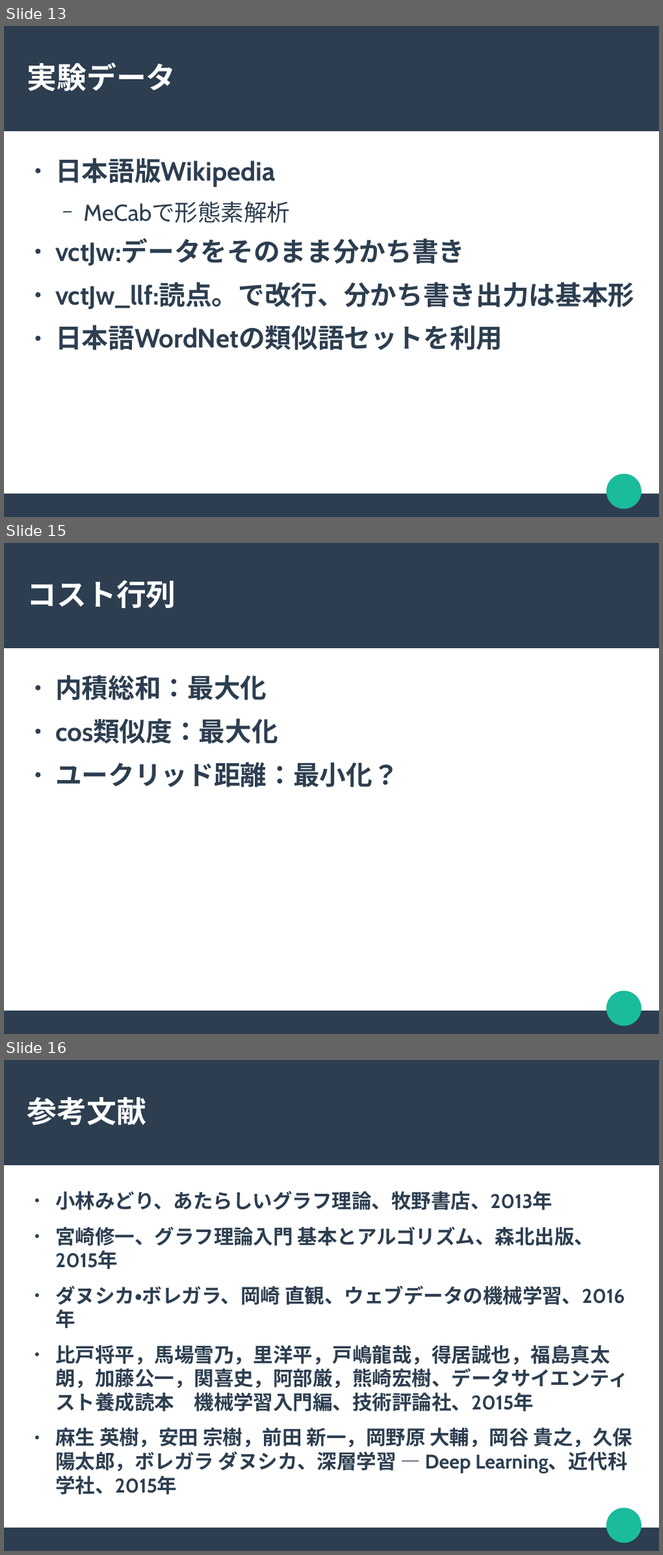
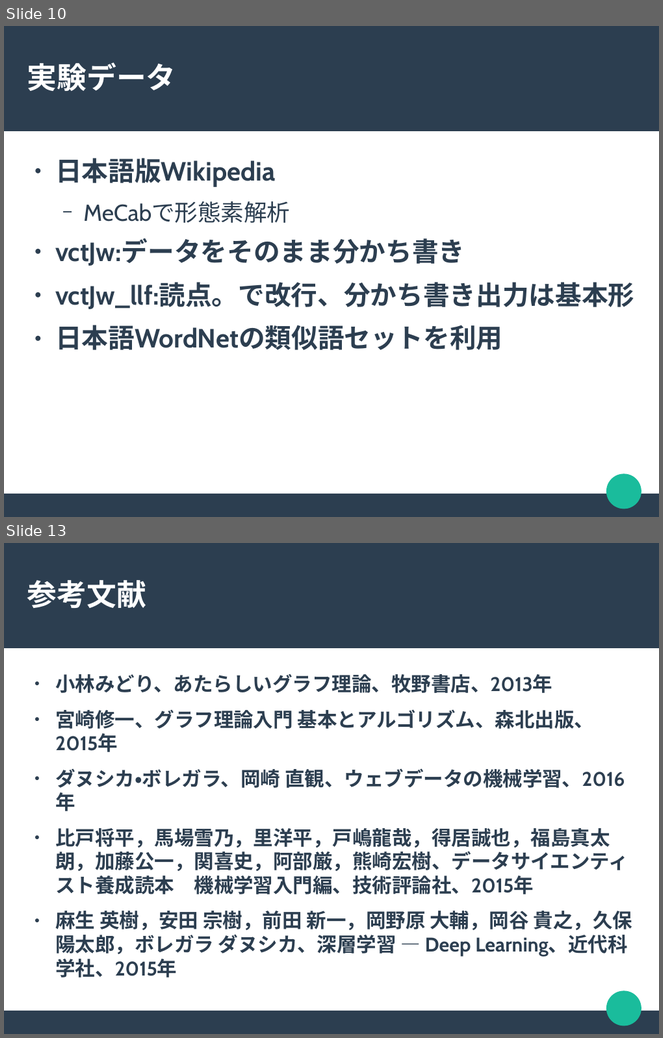
Before and after one commit to chocolaolantan/thesis, a slide deck: note/ハンガリアン法による語の相似関係抽出.odp. Shown one above the other, each under a label of ours: slides 13, 15 and 16 before the commit, slides 10 and 13 after it; the slides between them are not shown. The pictures are 663x1555 and 663x1038 pixels, drawn with LibreOffice and Linux fonts; fonts in the diff are those of the drawing. Boxes give left, top, right and bottom in pixels: in the first picture for what was removed or moved away, otherwise in the second. Text is boxed around its words. In the diff, an @@ line names an element or a change of style, - is before the commit and + after.

```diff
--- a/note/ハンガリアン法による語の相似関係抽出.odp
+++ b/note/ハンガリアン法による語の相似関係抽出.odp
@@ slide 15 removed at (4, 543, 659, 1034), background #FFFFFF; not listed: 3 template elements that a slide beside it also shows @@
@@ title removed at (27, 580, 176, 608) @@
-コスト行列
@@ text removed at (55, 675, 399, 787) @@
-● 内積総和：最大化
-● cos類似度：最大化
-● ユークリッド距離：最小化？
@@ what was slide 13 is now slide 10 @@
@@ what was slide 16 is now slide 13 @@
```
Also in this commit, not shown: 1 slide changed, 6 slides added, 8 other slides removed, 10 other files.
